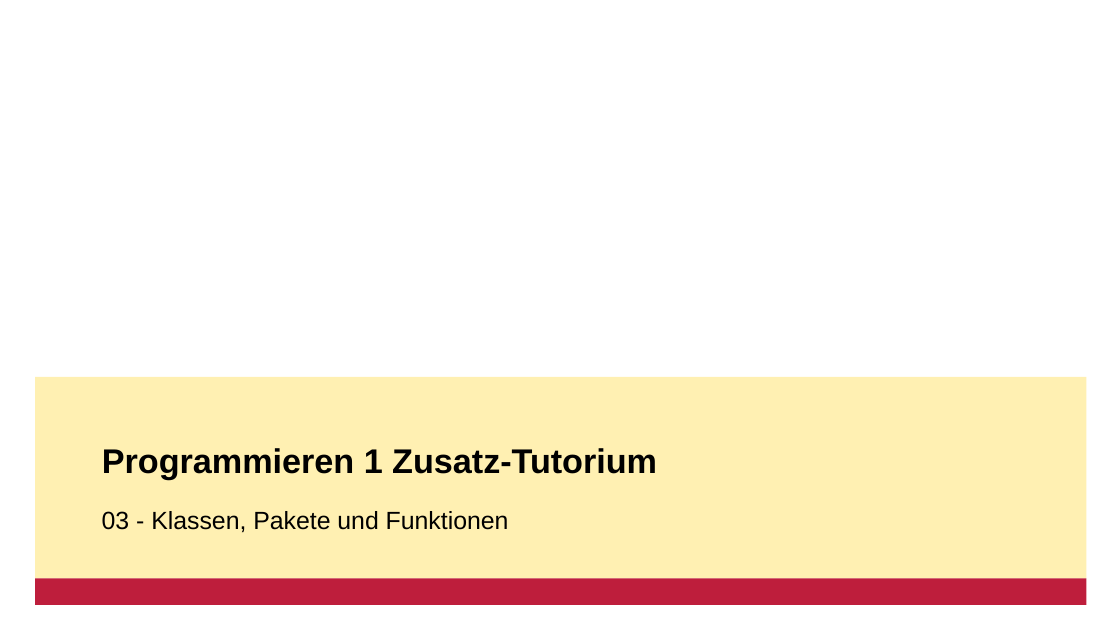
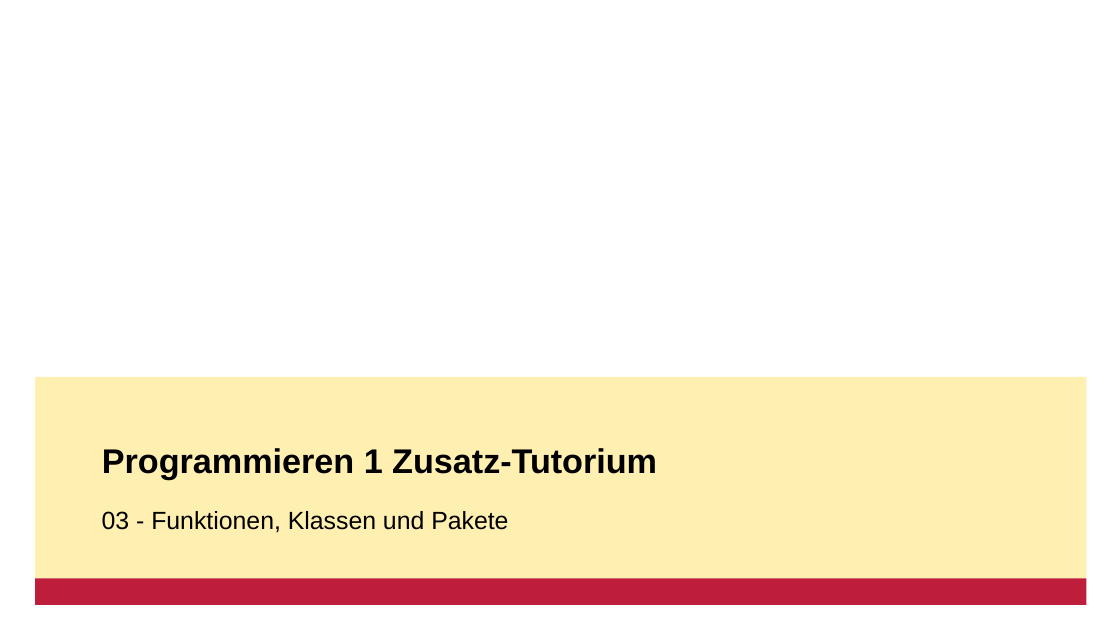
Before and after one commit to gemdav/Programmieren-1-Tutorium, a slide deck: slide 1 of slides/03_classes_packages_functions.pptx. Drawn at 1120x630 pixels with LibreOffice and Linux fonts; fonts in the diff are those of the drawing; background and template pictures are left out. Boxes give left, top, right and bottom in pixels: in the first picture for what was removed or moved away, otherwise in the second. Text is boxed around its words. In the diff, an @@ line names an element or a change of style, - is before the commit and + after.

```diff
--- a/slides/03_classes_packages_functions.pptx
+++ b/slides/03_classes_packages_functions.pptx
@@ subtitle at box(102, 511, 508, 532): text changed @@
-03 - Klassen, Pakete und Funktionen
+03 - Funktionen, Klassen und Pakete
```
Also in this commit, not shown: 4 other files.
